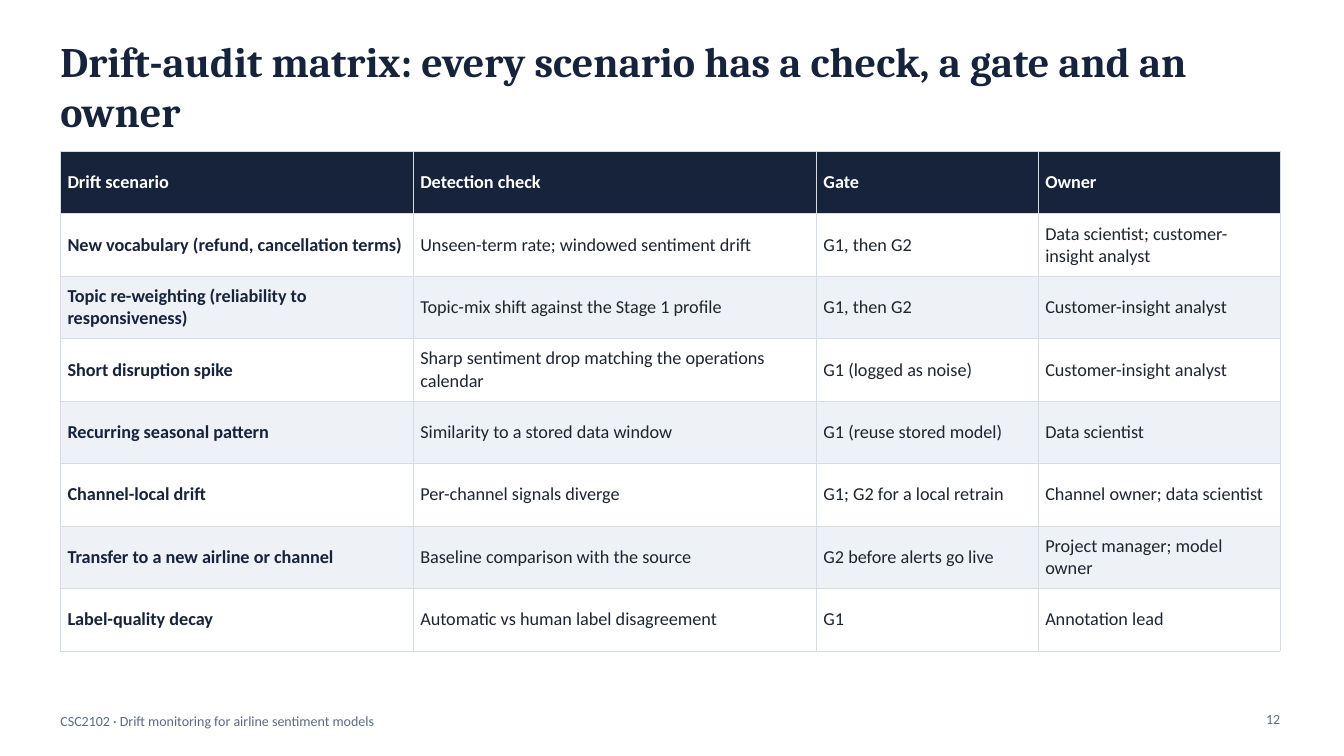
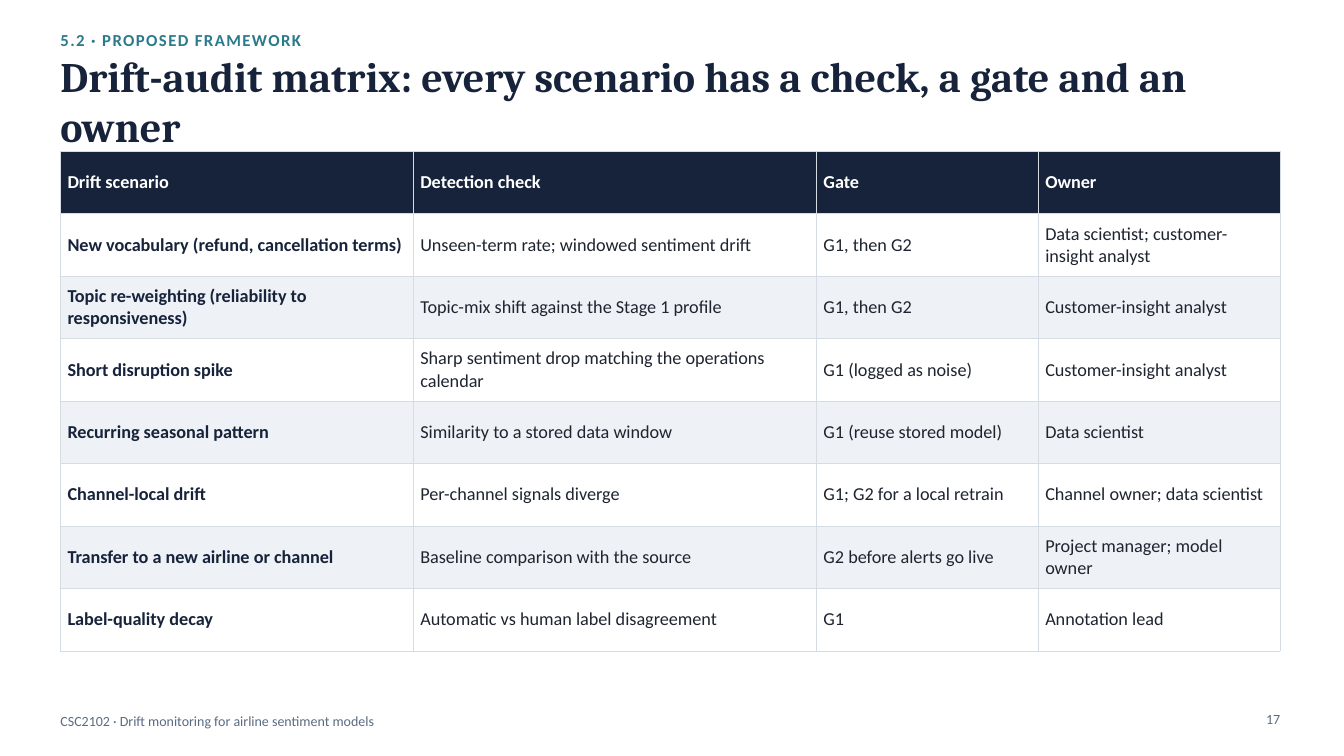
Before and after one commit to asimindxb2004-boop/csc2102-dcdm-slr, a slide deck: slide 17 of 2_Presentation/CSC2102_SLR_Presentation.pptx (slide 12 before the commit). Drawn at 1344x756 pixels with LibreOffice and Linux fonts; fonts in the diff are those of the drawing. Boxes give left, top, right and bottom in pixels: in the first picture for what was removed or moved away, otherwise in the second. Text is boxed around its words. In the diff, an @@ line names an element or a change of style, - is before the commit and + after.

```diff
--- a/2_Presentation/CSC2102_SLR_Presentation.pptx
+++ b/2_Presentation/CSC2102_SLR_Presentation.pptx
@@ text added at [60, 35, 301, 46], 12 pt, text #2B7A8C, bold @@
+5.2 · PROPOSED FRAMEWORK
@@ title "Drift-audit matrix: every scenario has ..." rewrapped from [60, 47, 1186, 128] to [60, 62, 1186, 153] @@
@@ page number at [1266, 715, 1280, 724]: text changed @@
-12
+17
```
Also in this commit, not shown: 13 other slides changed, 6 slides added.
